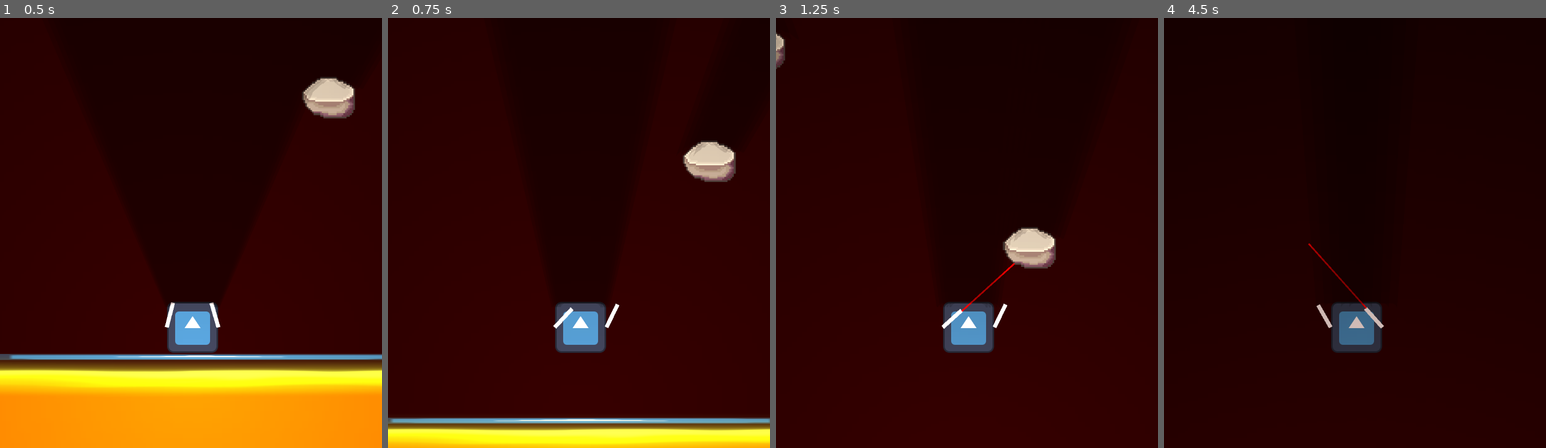
Above: before the commit, frames 1-4 (left to right).
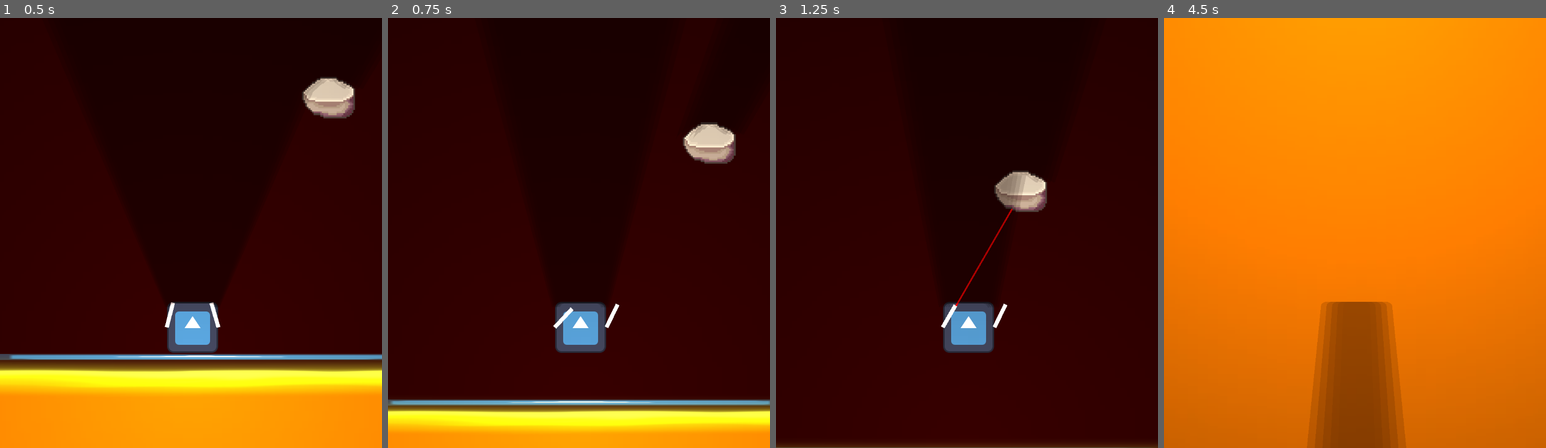
Above: after the commit, the same moments.

Repository: Z3BINI/mini_jam_june
Game: Godot game, scene res://scenes/world/testing_grounds.tscn
Same seed, same stepped clock (60 frames per second), same inputs: the game is played once before the commit and once after it. The project has no main scene, so this scene is started directly. The engine's default icon, where the game draws it, is replaced by a stand-in: a white triangle on a blue panel in a dark square.
Inputs (mouse positions are in pixels of both pictures, inside the frame that each line leads up to):
- Up to frame 1 (0.5 s): no input
- Up to frame 2 (0.75 s): move the mouse to (663, 211) at 0.52 s; hold D (move_right) from 0.53 s (still down); hold Space (boost) from 0.53 s (still down)
- Up to frame 3 (1.25 s): keep holding D (move_right); keep holding Space (boost); click (1051, 211) at 0.8 s
- Up to frame 4 (4.5 s): move the mouse to (1278, 254) at 1.27 s; release D (move_right) at 1.28 s; release Space (boost) at 1.28 s; hold A (move_left) 1.28-2.03 s; click (1278, 254) at 1.35 s; right-click (1278, 254) at 1.55 s; move the mouse to (1393, 138) at 2.02 s; hold Right mouse button (shoot_grapple_right) 2.03-2.78 s; hold D (move_right) 2.03-3.53 s; tap Space (boost) at 2.3, 2.85 s; move the mouse to (1335, 319) at 2.77 s; click (1335, 319) at 3.05 s; move the mouse to (1469, 297) at 3.52 s; press the mouse at (1469, 297) at 3.53 s; hold A (move_left) from 3.53 s (still down); right-click (1469, 297) at 3.8 s; move the mouse to (1240, 168) at 4.27 s; release the mouse at (1240, 168) at 4.28 s; right-click (1240, 168) at 4.35 s

Frame 1 is identical in both runs. In frame 2, 13% of the frame differs, in the area x 0-100%, y 24-100%; in frame 3, 3.3%; in frame 4, 100%, in the area x 0-100%, y 0-100%.

Commit message:
Seperated jump from grapple toward mechanic
The player can now grapple towards the connected body.

Diff:
--- a/scenes/entities/player.tscn
+++ b/scenes/entities/player.tscn
@@ -73,3 +73,4 @@
 node_a = NodePath("../..")
 
 [connection signal="attach" from="." to="." method="_on_attach"]
+[connection signal="boost_cd" from="." to="." method="_on_boost_cd"]
--- a/scripts/entities/player.gd
+++ b/scripts/entities/player.gd
@@ -1,11 +1,18 @@
 class_name Player extends RigidBody2D
 
 @export var MOVE_FORCE : float = 1000
+@export var JUMP_FORCE : float = 750
+@export var GRAPPLE_FORCE : float = 1500
+
+@export var BOOST_CD : float = 2.5
 
 signal attach(thing : StaticBody2D, distance_to_thing : float, side : String)
 signal detach(side : String)
+signal boost_cd
 
 var grapple_point : PackedScene = preload("res://scenes/objects/grapple_point.tscn")
+
+var can_boost : bool = true
 
 var left_ready : bool = true
 var right_ready : bool = true
@@ -40,7 +47,14 @@
 
 func _input(event):
 	if event.is_action_pressed("boost"):
-		apply_central_impulse(Vector2.UP * 1000)
+		# SLOWLY LONGEN THE LINE AND THEN USE THE LENGTH
+		# AS A MULTIPLIER TO THE IMPULSE TO PROMOTE WAITING FOR LONG LINE
+
+		if can_boost:
+			if linear_velocity.y > 0:
+				linear_velocity = Vector2.ZERO
+			apply_central_impulse(Vector2.UP * JUMP_FORCE)
+			boost_cd.emit()
 
 	if event.is_action_pressed("shoot_grapple_left"):
 		if left_ready:
@@ -57,7 +71,11 @@
 		elif left_hooked:
 
 			left_spring.node_b = NodePath("")
+
 			left_hooked = false
+
+			apply_central_impulse((left_thing_to_stick.global_position - left_grapple_spawn.global_position).normalized() * GRAPPLE_FORCE)
+
 			detach.emit("left")
 
 	if event.is_action_pressed("shoot_grapple_right"):
@@ -74,7 +92,11 @@
 
 		elif right_hooked:
 			right_spring.node_b = NodePath("")
+
 			right_hooked = false
+
+			apply_central_impulse((right_thing_to_stick.global_position - right_grapple_spawn.global_position).normalized() * GRAPPLE_FORCE)
+
 			detach.emit("right")
 
 func aim_arms():
@@ -102,3 +124,8 @@
 			right_spring.rest_length = distance_to_thing * 0.75
 			right_spring.node_b = right_thing_to_stick.get_path()
 			right_hooked = true
+
+func _on_boost_cd():
+	can_boost = false
+	await get_tree().create_timer(BOOST_CD).timeout
+	can_boost = true
